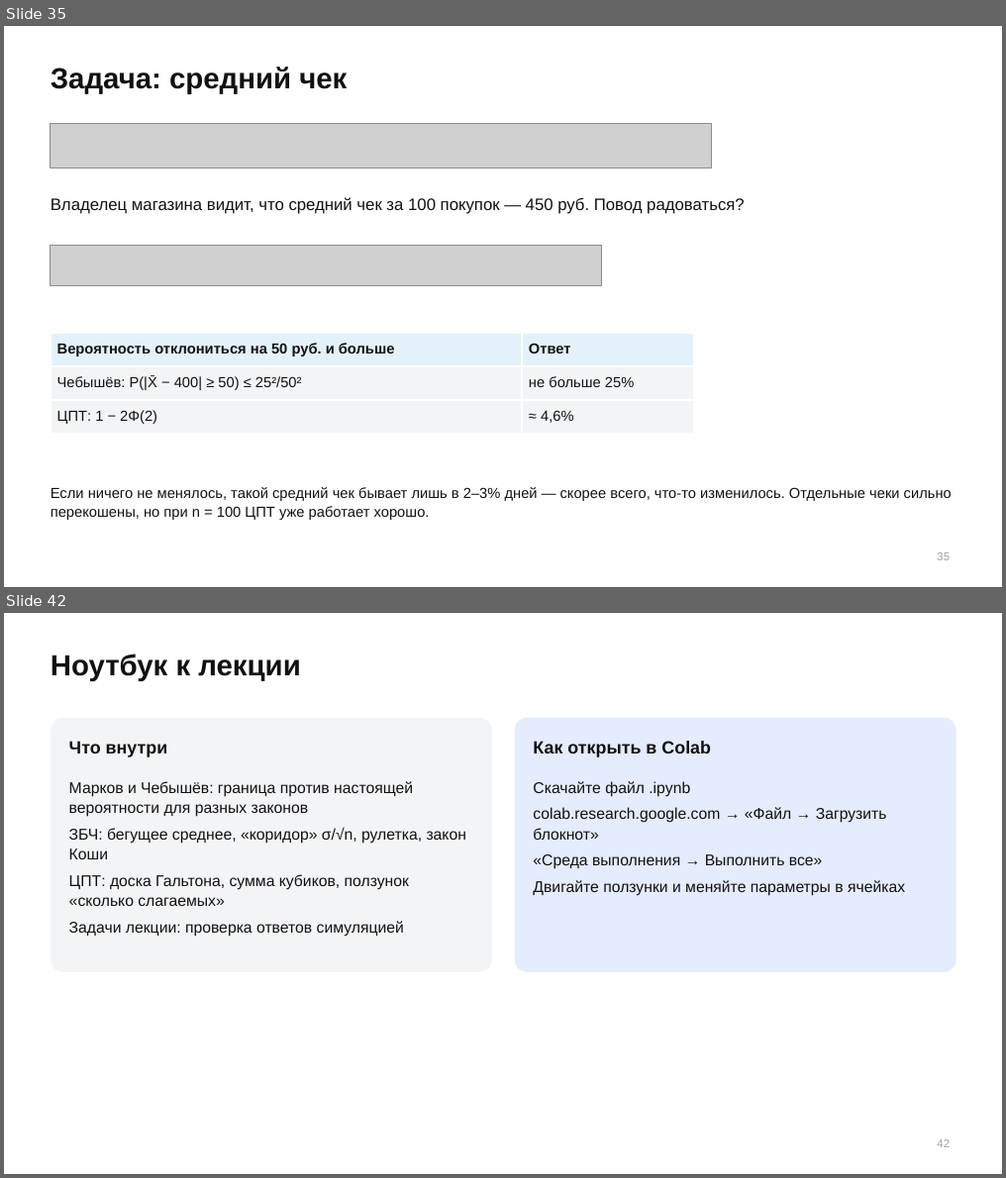
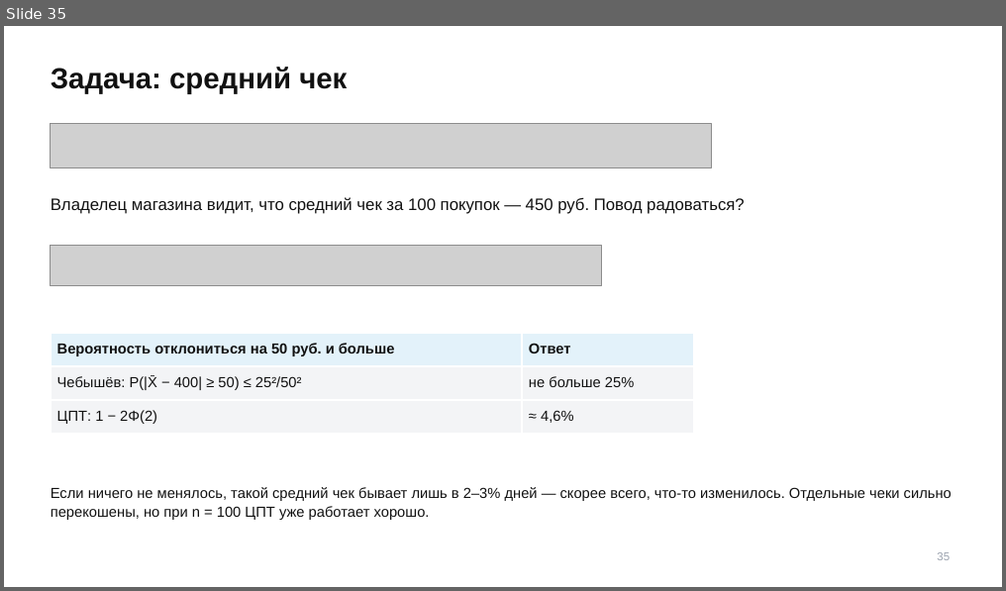
Before and after one commit to TheTonyPub/probability-theory-2026, a slide deck: lectures/07_lln-clt.pptx. Shown one above the other, each under a label of ours: slides 35 and 42 before the commit, slide 35 after it; the slides between them are not shown. The pictures are 1006x1178 and 1006x591 pixels, drawn with LibreOffice and Linux fonts; fonts in the diff are those of the drawing; grey boxes stand for pictures. Boxes give left, top, right and bottom in pixels: in the first picture for what was removed or moved away, otherwise in the second. Text is boxed around its words. In the diff, an @@ line names an element or a change of style, - is before the commit and + after.

```diff
--- a/lectures/07_lln-clt.pptx
+++ b/lectures/07_lln-clt.pptx
@@ slide 42 removed at box(4, 613, 1002, 1174), background #FFFFFF @@
@@ text removed at box(51, 654, 300, 681) @@
-Ноутбук к лекции
@@ rounded rectangle removed at box(51, 718, 492, 972) @@
@@ rounded rectangle removed at box(515, 718, 956, 972) @@
@@ text removed at box(69, 741, 168, 758) @@
-Что внутри
@@ text removed at box(533, 741, 711, 758) @@
-Как открыть в Colab
@@ text removed at box(69, 781, 466, 937) @@
-Марков и Чебышёв: граница против настоящей вероятности для разных законов
-ЗБЧ: бегущее среднее, «коридор» σ/√n, рулетка, закон Коши
-ЦПТ: доска Гальтона, сумма кубиков, ползунок «сколько слагаемых»
-Задачи лекции: проверка ответов симуляцией
@@ text removed at box(533, 781, 905, 896) @@
-Скачайте файл .ipynb
-colab.research.google.com → «Файл → Загрузить блокнот»
-«Среда выполнения → Выполнить все»
-Двигайте ползунки и меняйте параметры в ячейках
@@ text removed at box(937, 1140, 949, 1148) @@
-42
```
Also in this commit, not shown: 5 slides changed, 1 other slide removed.
